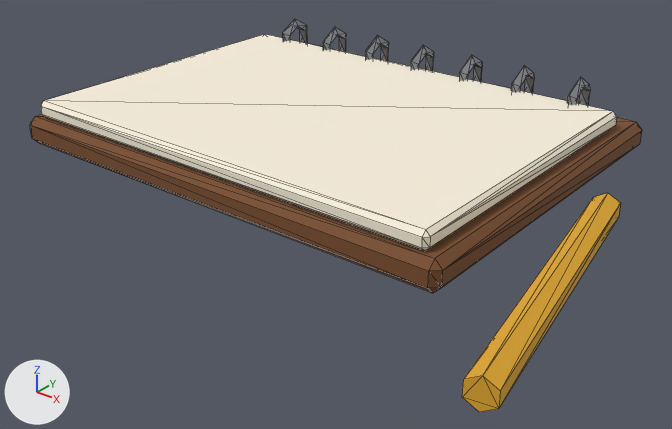
A saved change to the glTF model Models/activities/drawing_pad.glb.
Rendered twice from a camera (50 mm lens) standing at (0.381, -0.473, 0.241) and looking at (0.045, -0.054, -0.019). The axes (+X, +Y, +Z) are drawn at lower left. The lights are the same throughout. The picture after the commit comes second. Mesh edges are drawn as thin lines. Vertices at exactly the same position are counted once.

The first picture shows 'drawing_pad'.
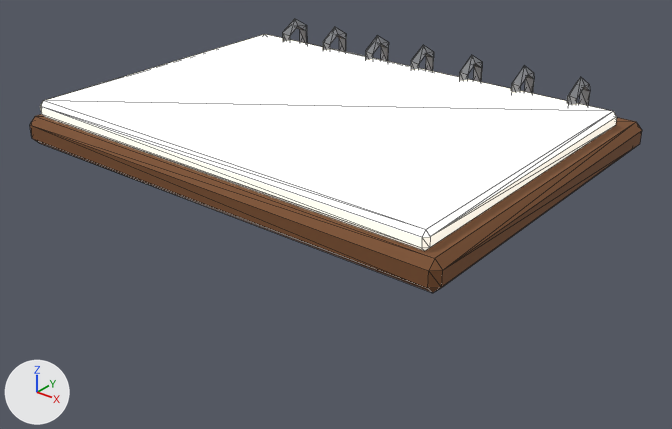
Boxes (x1, y1, x2, y2) around the edits, measured in the pictures (672 x 429 px):
'drawing_pad', reshaped (30% shorter): before (30, 19, 642, 412); after (30, 19, 642, 293)
part 1 of me_drawing_pad, deleted: before (462, 193, 621, 412)
part 2 of me_drawing_pad, recoloured: (40, 34, 617, 251) in both

Edits to the bpy script that builds the scene:
```text
Add mat_insert_screen:
    mat_insert_screen = bpy.data.materials.new('insert_screen')
    # nodes: BsdfPrincipled, Mix, OutputMaterial, VertexColor
    # colours: light grey #c6c0b5, white #f8f1e3, mixed with the vertex colours
Change me_drawing_pad:
    used by ob_drawing_pad; location = (0.0, 0.0, 0.0)
    remove me_drawing_pad.from_pydata(...)  # 186 vertices, 360 faces; spans x -0.17..0.242, y -0.198..0.13, z 0.0..0.048
    add me_drawing_pad.from_pydata(...)  # 174 vertices, 340 faces; spans x -0.17..0.17, y -0.13..0.13, z 0.0..0.048
    me_drawing_pad part 1: the loose piece of 12 vertices spanning x 0.192..0.242, y -0.198..0.001, z 0.003..0.021 is deleted
    me_drawing_pad part 2: 44 faces spanning x -0.16..0.16, y -0.125..0.105, z 0.02..0.032 switch from mat_cream to mat_insert_screen
    remove me_drawing_pad.materials.append(mat_mustard)
```
